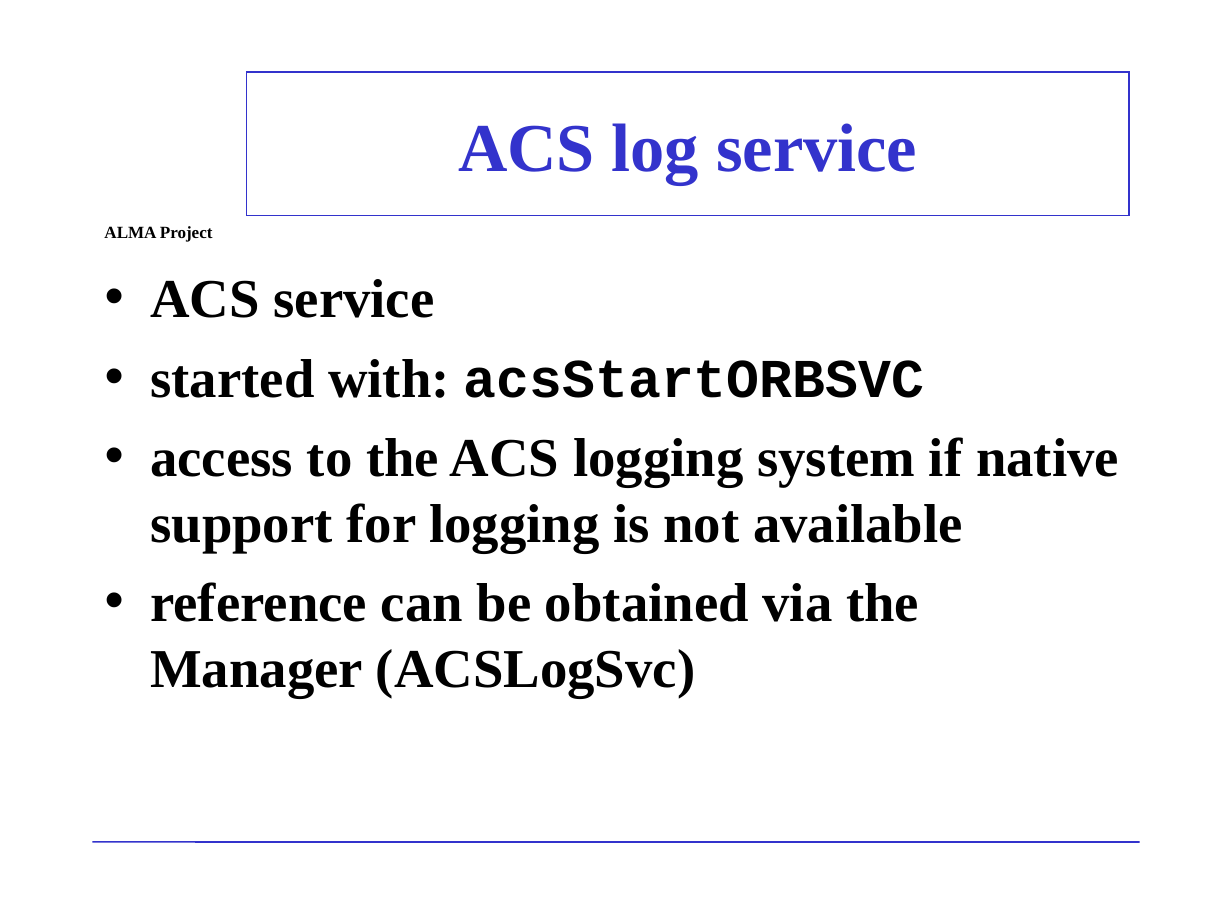
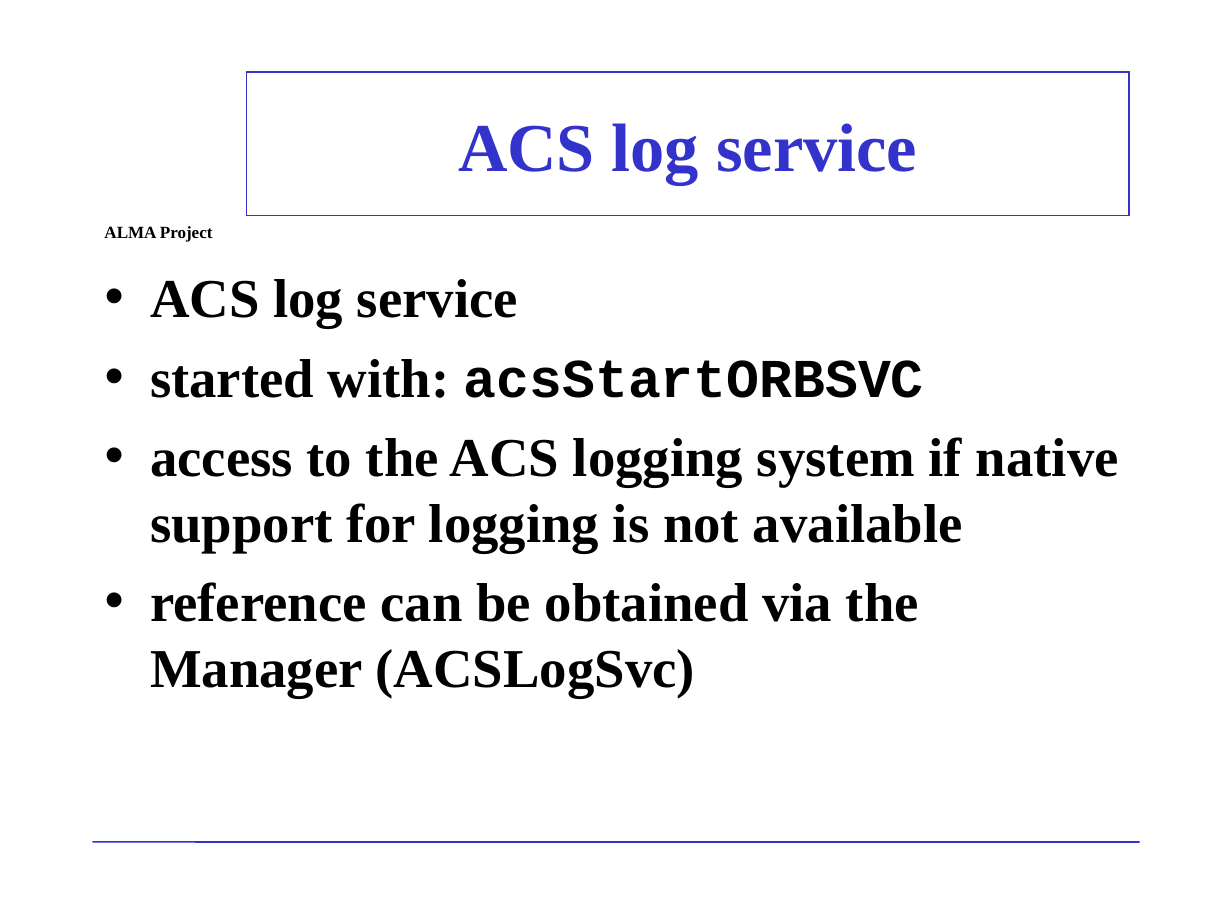
Before and after one commit to ACS-Community/ACS, a slide deck: slide 10 of Documents/ACS-Course/ACSCourse-LoggingCPPJava.ppt. Drawn at 1232x924 pixels with LibreOffice and Linux fonts; fonts in the diff are those of the drawing; background and template pictures are left out. Boxes give left, top, right and bottom in pixels: in the first picture for what was removed or moved away, otherwise in the second. Text is boxed around its words. In the diff, an @@ line names an element or a change of style, - is before the commit and + after.

```diff
--- a/Documents/ACS-Course/ACSCourse-LoggingCPPJava.ppt
+++ b/Documents/ACS-Course/ACSCourse-LoggingCPPJava.ppt
@@ text at (x1=150, y1=279, x2=518, y2=328): text changed @@
-• ACS service
+• ACS log service
```
Also in this commit, not shown: 6 other slides changed, 1 other file.
